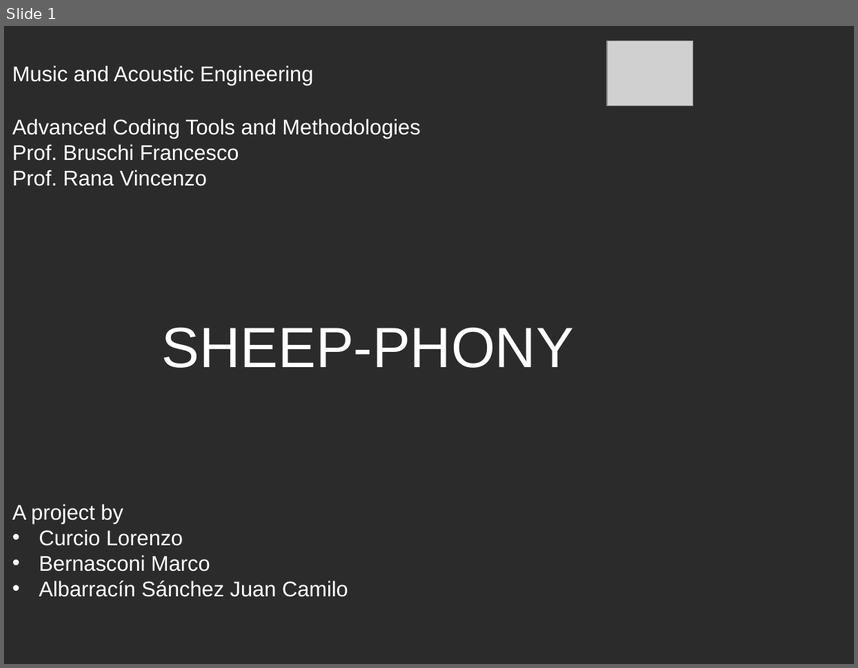
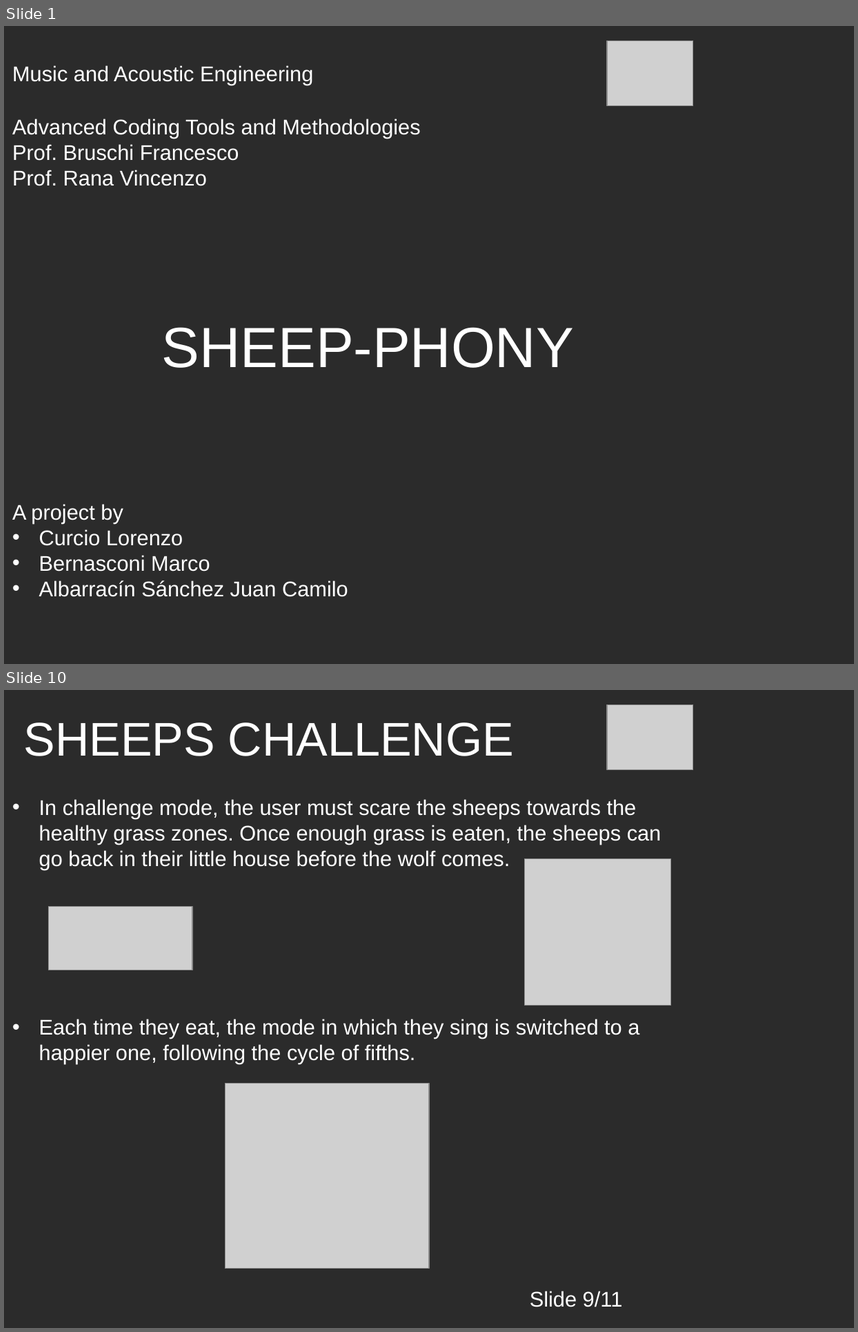
Before and after one commit to LorenzoCurcio/Progetto-ACTAM, a slide deck: Presentazione.pptx. Shown one above the other, each under a label of ours: slide 1 before the commit, slides 1 and 10 after it; the slides between them are not shown. The pictures are 858x668 and 858x1332 pixels, drawn with LibreOffice and Linux fonts; fonts in the diff are those of the drawing; grey boxes stand for pictures; background and template pictures are left out; a plain dark background stands for a picture behind light text. Boxes give left, top, right and bottom in pixels: in the first picture for what was removed or moved away, otherwise in the second. Text is boxed around its words. In the diff, an @@ line names an element or a change of style, - is before the commit and + after.

```diff
--- a/Presentazione.pptx
+++ b/Presentazione.pptx
@@ slide 10 added at box(4, 690, 854, 1328), background picture (left out) @@
@@ picture added at box(606, 704, 693, 770) @@
@@ text added at box(24, 722, 514, 756), 40 pt, text #FFFFFF @@
+SHEEPS CHALLENGE
@@ text added at box(39, 799, 662, 869), 18 pt, text #FFFFFF @@
+• In challenge mode, the user must scare the sheeps towards the healthy grass zones. Once enough grass is eaten, the sheeps can go back in their little house before the wolf comes.
@@ picture added at box(524, 858, 671, 1005) @@
@@ picture added at box(48, 907, 192, 969) @@
@@ text added at box(39, 1018, 639, 1064), 18 pt, text #FFFFFF @@
+• Each time they eat, the mode in which they sing is switched to a happier one, following the cycle of fifths.
@@ picture added at box(225, 1083, 429, 1268) @@
@@ text added at box(530, 1290, 623, 1307), 18 pt, text #FFFFFF @@
+Slide 9/11
```
Also in this commit, not shown: 9 slides changed, 1 other slide added, 2 slides removed, 1 other file.
